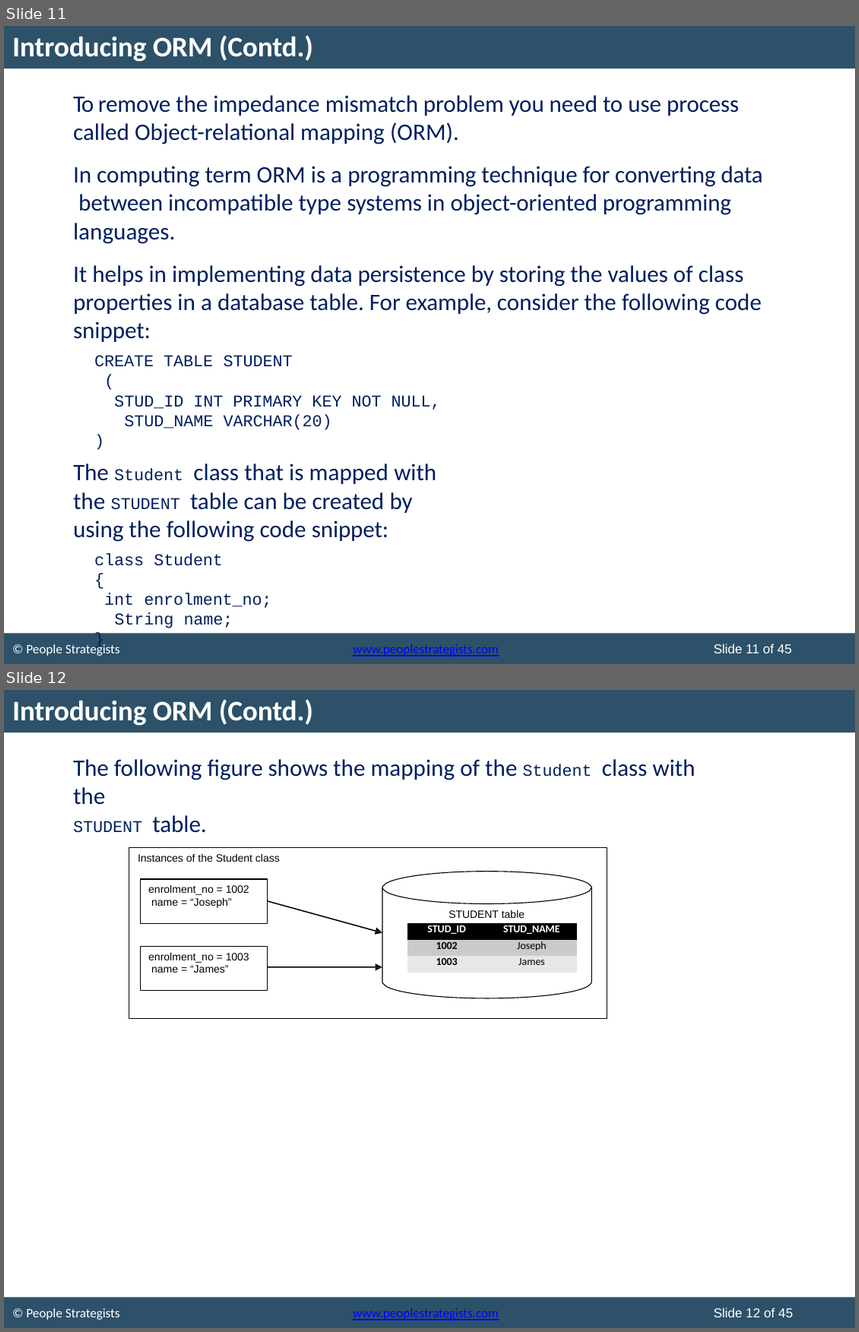
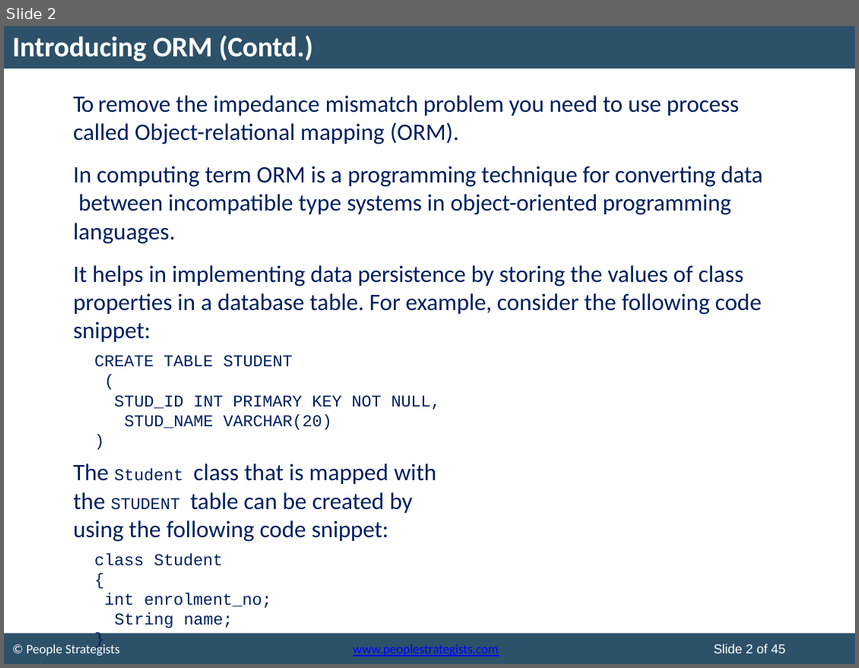
Before and after one commit to MohitKhevlani278/Java, a slide deck: ExamPaperAnswer/ClgPdf/hibernateday1.pptx. Shown one above the other, each under a label of ours: slides 11 and 12 before the commit, slide 2 after it. The pictures are 859x1332 and 859x668 pixels, drawn with LibreOffice and Linux fonts; fonts in the diff are those of the drawing; background and template pictures are left out. Boxes give left, top, right and bottom in pixels: in the first picture for what was removed or moved away, otherwise in the second. Text is boxed around its words. In the diff, an @@ line names an element or a change of style, - is before the commit and + after.

```diff
--- a/ExamPaperAnswer/ClgPdf/hibernateday1.pptx
+++ b/ExamPaperAnswer/ClgPdf/hibernateday1.pptx
@@ slide 12 removed at <box>4,690,855,1328</box>, background #FFFFFF; not listed: 2 template elements that a slide beside it also shows @@
@@ title removed at <box>12,699,313,726</box> @@
-Introducing ORM (Contd.)
@@ text removed at <box>73,759,696,833</box> @@
-The following figure shows the mapping of the Student class with the
-STUDENT table.
@@ freeform shape removed at <box>129,847,607,1018</box> @@
@@ text removed at <box>138,854,280,862</box> @@
-Instances of the Student class
@@ freeform shape removed at <box>382,872,592,904</box> @@
@@ rectangle removed at <box>140,879,267,923</box> @@
-enrolment_no = 1002 name = “Joseph”
@@ freeform shape removed at <box>382,888,592,998</box> @@
@@ freeform shape removed at <box>267,901,382,934</box> @@
@@ text removed at <box>449,910,525,918</box> @@
-STUDENT table
@@ table removed at <box>408,923,578,972</box>, 3 rows, 2 columns @@
-STUD_ID | STUD_NAME
-1002 | Joseph
-1003 | James
@@ rectangle removed at <box>140,946,267,990</box> @@
-enrolment_no = 1003 name = “James”
@@ freeform shape removed at <box>267,964,382,971</box> @@
@@ text removed at <box>26,1309,120,1320</box> @@
-© People Strategists
@@ text removed at <box>353,1309,498,1321</box> @@
-www.peoplestrategists.com
@@ text removed at <box>714,1308,793,1318</box> @@
-Slide 12 of 45
@@ what was slide 11 is now slide 2 @@
@@ text at <box>714,644,786,654</box>: text changed @@
-Slide 11 of 45
+Slide 2 of 45
```
Also in this commit, not shown: 1 slide changed, 23 other slides removed, 7 other files.
